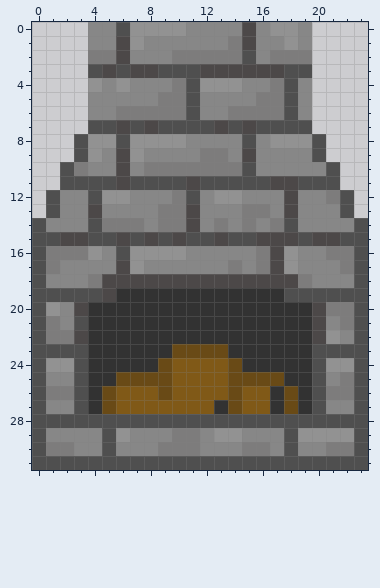
Two versions of one pixel-art sprite, assets/terrain/hub_level/prop_furnace_lit.png. Above is the file before it was changed.
The file is 24x32 pixels. Colours within 5 levels of each other are drawn and written as one.
After:
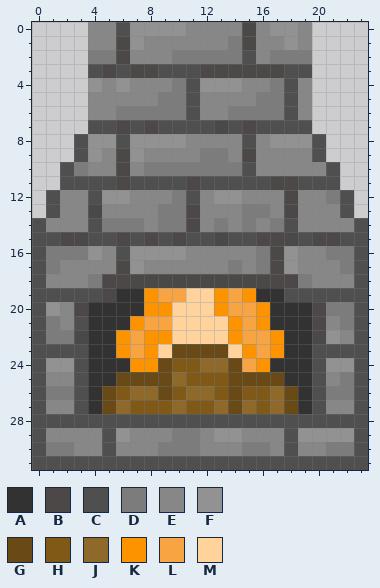
Palette (. is transparent): A #323232  B #4c4848  C #4f4f4f  D #7d7c7c  E #878787  F #929292  G #694a16  H #805917  J #8e6929  K #fe9300  L #f8a442  M #ffd39b
Changes in this commit:
The edit turns colour A into colour J in row 26 at x 17; in row 27 at x 13 and 17.
The edit turns colour H into colour J in row 24 at x 12 to 13; in row 25 at x 10; in row 26 at x 7 to 8 and 11 to 12; in row 27 at x 6, 10 and 15.
The edit turns colour A into colour K in row 19 at x 8, 13 and 15; in row 20 at x 8 to 9, 13 and 16; in row 21 at x 7, 14 and 16; in row 22 at x 6, 8 to 9, 14 and 17; in row 23 at x 6, 8, 15 and 17; in row 24 at x 7 to 8 and 16.
The edit turns colour A into colour L in row 19 at x 9 to 10 and 14; in row 20 at x 14 to 15; in row 21 at x 8 to 9 and 15; in row 22 at x 7 and 15 to 16; in row 23 at x 7 and 16; in row 24 at x 15.
The edit turns colour A into colour M in row 19 at x 11 to 12; in row 20 at x 10 to 12; in rows 21 to 22 at x 10 to 13; in row 23 at x 9 and 14.
Boxes around the changes in both pictures, in picture pixels (x1, y1, x2, y2):
changed: (116, 288, 284, 414)
